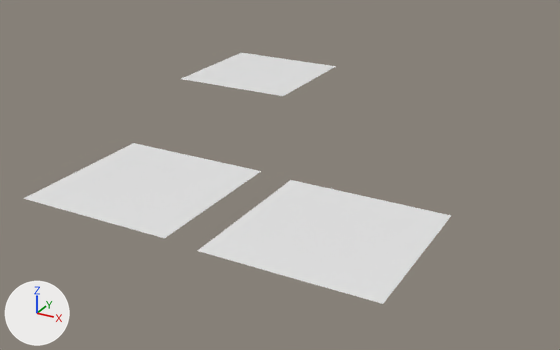
One commit to the FBX model assets/game-maps/terrain-blocks-LODs-2km.fbx: the scene before it, then after it.
Camera for both pictures: a 50 mm lens placed at (3471.0, -10271.0, 3833.0), pointed at (-1550.0, -1142.0, -732.0). The axes (+X, +Y, +Z) are drawn at lower left. The lights are the same throughout. The picture after the commit comes second. Objects named as collision shapes, trigger or cutter boxes, shadow casters or lower levels of detail are left out.

The first picture shows 'LOD_0', 'square', 'water'.
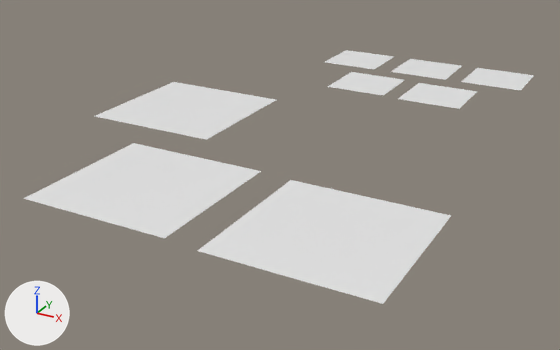
What differs and where, as boxes [x1, y1, x2, y2] in the pictures (560 x 350 px):
'LOD_0', moved: before [181, 53, 336, 96]; after [95, 82, 276, 140]
'square.001', added: after [398, 83, 477, 109]
'water.001', added: after [327, 72, 404, 96]
'LOD_2.001', added: after [461, 68, 534, 90]
'LOD_1.001', added: after [391, 59, 462, 80]
'LOD_0.001', added: after [325, 50, 394, 69]

The change, as a list of edits to the scene's bpy script:
```text
Add me_grid_019:
    me_grid_019.from_pydata(...)  # 16641 vertices, 32768 faces; spans x -500.0..500.0, y -500.0..500.0, z 0.0
Add me_grid_021:
    me_grid_021.from_pydata(...)  # 4733 vertices, 8952 faces; spans x -500.0..500.0, y -500.0..500.0, z 0.0
Add me_grid_023:
    me_grid_023.from_pydata(...)  # 2032 vertices, 3550 faces; spans x -500.0..500.0, y -500.0..500.0, z 0.0
Add me_grid_025:
    me_grid_025.from_pydata([(-500.0, -500.0, 0.0), (500.0, -500.0, 0.0), (-500.0, 500.0, 0.0), (500.0, 500.0, 0.0)], [], [(3, 0, 1), (3, 2, 0)])
Add me_grid_027:
    me_grid_027.from_pydata(...)  # 4225 vertices, 8192 faces; spans x -500.0..500.0, y -500.0..500.0, z 0.0
Change ob_lod_0:
    ob_lod_0.location: (-3211.0, 1160.0, 0.0) -> (-3211.0, -1035.0, 0.0)
Add ob_lod_0_001:
    ob_lod_0_001 = bpy.data.objects.new('LOD_0.001', me_grid_019)
    ob_lod_0_001.location = (-2030.0, 2800.0, 0.0)
Add ob_lod_1_001:
    ob_lod_1_001 = bpy.data.objects.new('LOD_1.001', me_grid_021)
    ob_lod_1_001.location = (-723.0, 2800.0, 0.0)
Add ob_lod_2_001:
    ob_lod_2_001 = bpy.data.objects.new('LOD_2.001', me_grid_023)
    ob_lod_2_001.location = (544.0, 2800.0, 0.0)
Add ob_square_001:
    ob_square_001 = bpy.data.objects.new('square.001', me_grid_025)
    ob_square_001.location = (-61.0, 1411.0, 0.0)
Add ob_water_001:
    ob_water_001 = bpy.data.objects.new('water.001', me_grid_027)
    ob_water_001.location = (-1321.0, 1466.0, 0.0)
```
